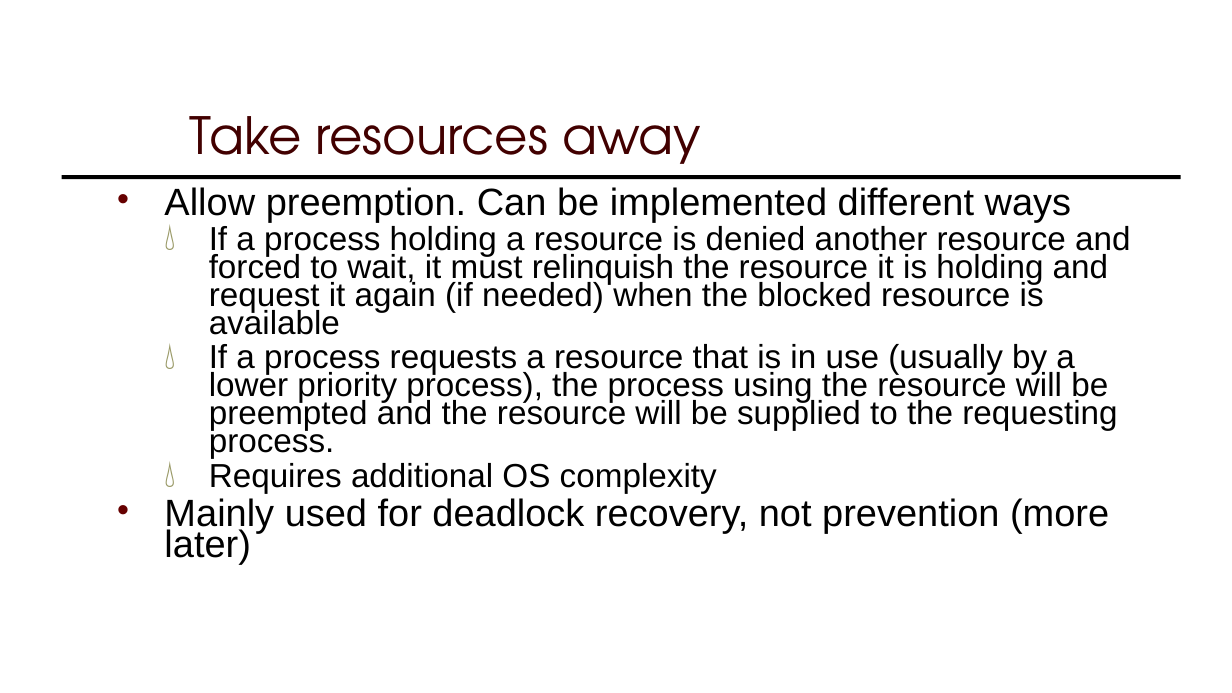
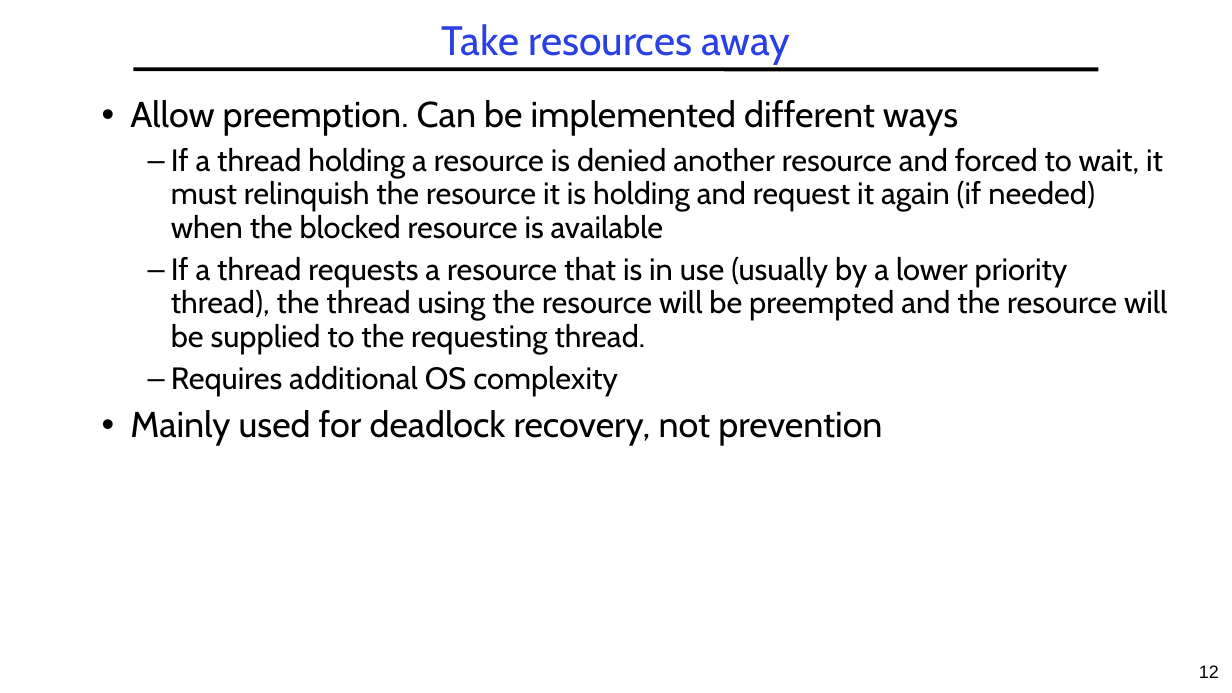
Before and after one commit to guhofstra/CSC256Fa25, a slide deck: slide 12 of PPTs/LXX Deadlocks.pptx (slide 15 before the commit). Drawn at 1232x693 pixels with LibreOffice and Linux fonts; fonts in the diff are those of the drawing. Boxes give left, top, right and bottom in pixels: in the first picture for what was removed or moved away, otherwise in the second. Text is boxed around its words. In the diff, an @@ line names an element or a change of style, - is before the commit and + after.

```diff
--- a/PPTs/LXX Deadlocks.pptx
+++ b/PPTs/LXX Deadlocks.pptx
@@ title "Take resources away": place and size @@
-title "Take resources away" at [190, 116, 701, 178]
+title "Take resources away" at [442, 24, 791, 65]
@@ title "Take resources away" at [442, 24, 791, 65]: size 40 to 32 pt, font TeX Gyre Adventor to Cabin, text colour #420000 to #2A40E2; alignment left to centre; line spacing 1 to 0.9; vertical alignment bottom to middle @@
@@ line moved from (1181, 177) - (62, 177) to (133, 69) - (1099, 69) @@
@@ text "Allow preemption. Can be implemented ...": place and size @@
-text "Allow preemption. Can be implemented ..." at [164, 187, 1130, 565]
+text "Allow preemption. Can be implemented ..." at [130, 100, 1167, 446]
@@ text at [130, 100, 958, 396]: size 29.6 to 28 pt in "Allow preemption. Can be implemented different ways"; font Arial to Cabin in "Allow preemption. Can be implemented different ways", "Requires additional OS complexity"; size 25.9 to 24 pt in "Requires additional OS complexity"; indent changed; line spacing 0.7 to 0.9; more space between paragraphs; bullet 💧 to – @@
@@ text at [171, 148, 1167, 353]: text changed; size 25.9 to 24 pt; font Arial to Cabin @@
-  💧 If a process holding a resource is denied another resource and forced to wait, it must relinquish the resource it is holding and request it again (if needed) when the blocked resource is available
-  💧 If a process requests a resource that is in use (usually by a lower priority process), the process using the resource will be preempted and the resource will be supplied to the requesting process.
+  – If a thread holding a resource is denied another resource and forced to wait, it must relinquish the resource it is holding and request it again (if needed) when the blocked resource is available
+  – If a thread requests a resource that is in use (usually by a lower priority thread), the thread using the resource will be preempted and the resource will be supplied to the requesting thread.
@@ text at [130, 410, 882, 446]: text changed; size 29.6 to 28 pt; font Arial to Cabin @@
-• Mainly used for deadlock recovery, not prevention (more later)
+• Mainly used for deadlock recovery, not prevention
@@ page number added at [1199, 665, 1219, 678], 14 pt, text #000000 @@
+12
```
Also in this commit, not shown: 49 other slides changed, 1 slide added, 11 slides removed, 4 other files.
